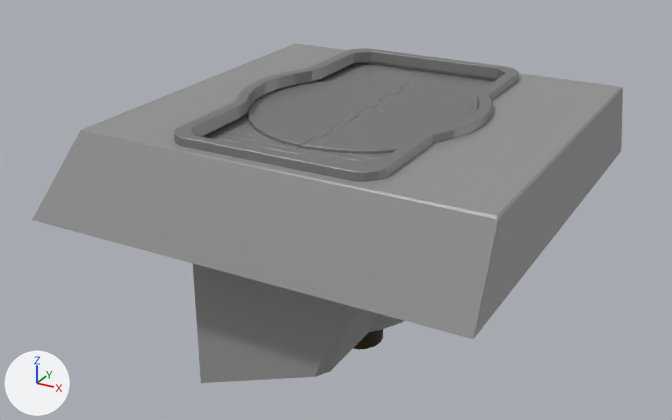
Before and after pictures for a commit that changed the Blender file dev/launcher.blend.
Before and after are seen from a 50 mm camera at (4.62, -9.43, 4.3) aimed at (-0.52, -0.08, -0.38). Lighting does not change. The marker at lower left points along +X, +Y and +Z.

Script lines for the objects in view, before the commit:
```python
ob_base = bpy.data.objects.new('base', me_cube)
ob_base.location = (0.0, 0.0, 0.0)
ob_base.scale = (1.09, 0.908, 1.0)
ob_cap1 = bpy.data.objects.new('cap1', me_cylinder_002)
ob_cap1.location = (-0.2, 0.0, 0.9)
ob_cap1.scale = (1.0, 1.0, 2.0)
ob_cap1a = bpy.data.objects.new('cap1a', me_plane_001)
ob_cap1a.location = (-0.2, 1.41, 0.88)
ob_cap2 = bpy.data.objects.new('cap2', me_cylinder_003)
ob_cap2.location = (-0.2, 0.0, 0.9)
ob_cap2.scale = (1.0, 1.0, 2.0)
ob_cap2a = bpy.data.objects.new('cap2a', me_plane_004)
ob_cap2a.location = (-0.2, 1.41, 0.88)
ob_hydr1 = bpy.data.objects.new('hydr1', me_cylinder_001)
ob_hydr1.location = (-0.2, 0.0, -0.5)
ob_rim = bpy.data.objects.new('rim', me_cylinder)
ob_rim.location = (-0.2, 0.0, 1.02)
ob_rim.scale = (1.0, 1.0, 0.789)
ob_underground = bpy.data.objects.new('underground', me_cube_003)
ob_underground.location = (0.0, 0.0, 0.0)
ob_underground.scale = (1.09, 0.908, 1.0)
```
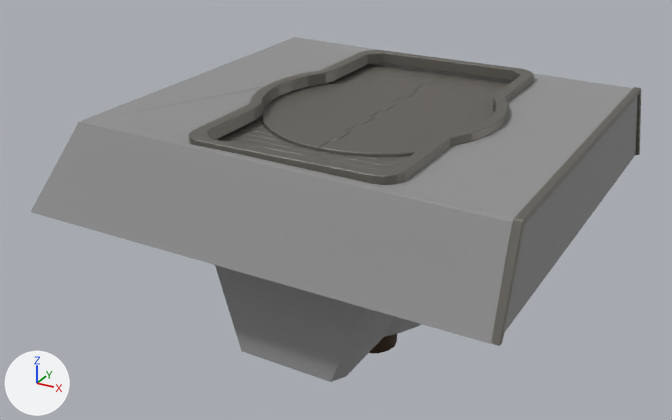
Commit message: Updated launcher model 3/4.

What changed in the scene script:
```text
Change mat_beton:
    mat_beton.roughness: 0.4 -> 1.0
Change mat_metal:
    mat_metal.base_color: (0.274, 0.274, 0.274) -> (0.179, 0.169, 0.149)  # grey #8f8f8f -> grey #75726c
Change me_cube:
    where me_cube.from_pydata(...)  # 126 vertices, 69 faces; spans x -2.71..2.11, y -3.0..3.0, z 0.0..1.0
    used by ob_base; location = (0.0, 0.0, 0.0); scale = (1.09, 0.908, 1.0)
    me_cube part 1: all 4 vertices in x -2.71..-2.3, y -3.0..3.0, z 0.0..1.0 are moved by (-0.01, 0.0, 0.09)
    me_cube part 2: all 122 vertices in x -2.23..2.11, y -3.0..3.0, z 0.0..1.0 are moved by (0.18, 0.0, 0.0)
Change me_cube_003:
    where me_cube_003.from_pydata(...)  # 54 vertices, 27 faces; spans x -1.56..1.19, y -2.28..2.28, z -2.0..0.0
    used by ob_underground; location = (0.0, 0.0, 0.0); scale = (1.09, 0.908, 1.0)
    me_cube_003 part 3: all 41 vertices in x -1.56..1.19, y -2.28..2.28, z -1.41..0.0 are moved by (0.18, 0.0, 0.0)
    me_cube_003 part 4: all 13 vertices in x -1.56..-1.14, y -2.28..2.28, z -2.0 are moved by (0.56, 0.0, 0.63)
Add me_cube_005:
    me_cube_005.from_pydata([(2.33, -3.0, 0.0), (2.32, -2.53, 1.01), (2.23, -2.53, 1.01), (2.25, -3.0, 0.0), (2.25, 3.0, 0.0), (2.23, 2.53, 1.01), (2.23, -2.47, 0.95), (2.25, 2.93, 0.0), (2.25, -2.93, 0.0), (2.33, 2.93, 0.0), (2.33, -2.93, 0.0), (2.32, -2.47, 0.95), (2.23, 2.47, 0.95), (2.32, 2.47, 0.95), (2.32, 2.53, 1.01), (2.33, 3.0, 0.0)], [], [(3, 2, 1, 0), (5, 14, 1, 2), (5, 2, 6, 12), (2, 3, 8, 6), (14, 15, 9, 13), (4, 5, 12, 7), (8, 10, 11, 6), (1, 14, 13, 11), (3, 0, 10, 8), (5, 4, 15, 14), (12, 6, 11, 13), (0, 1, 11, 10), (12, 13, 9, 7), (15, 4, 7, 9)])
    me_cube_005.materials.append(mat_metal)  # grey #75726c
Change ob_rim:
    ob_rim.location: (-0.2, 0.0, 1.02) -> (0.0, 0.0, 1.02)
Change ob_cap1:
    ob_cap1.location: (-0.2, 0.0, 0.9) -> (0.0, 0.0, 0.9)
Change ob_cap2:
    ob_cap2.location: (-0.2, 0.0, 0.9) -> (0.0, 0.0, 0.9)
Change ob_hydr1:
    ob_hydr1.location: (-0.2, 0.0, -0.5) -> (0.0, 0.0, -0.5)
Change ob_hydr2:
    ob_hydr2.location: (-0.2, 0.0, -0.5) -> (0.0, 0.0, -0.5)
Add ob_base_rim:
    ob_base_rim = bpy.data.objects.new('base rim', me_cube_005)
    ob_base_rim.location = (0.0, 0.0, 0.0)
    ob_base_rim.scale = (1.09, 0.908, 1.0)
    _m = ob_base_rim.modifiers.new('Bevel', 'BEVEL')
    _m.width = 0.01
    _m.width_pct = 0.01
```

Pixel boxes [x1, y1, x2, y2] of what changed, in the pictures (672 x 420 px; the box of a moved part takes in the faces that stretch with it):
'base', reshaped: before [32, 43, 623, 339]; after [31, 37, 638, 345]
'underground', reshaped: before [193, 264, 404, 383]; after [215, 265, 421, 382]
'rim', recoloured, moved: before [174, 48, 519, 182]; after [189, 50, 534, 185]
'cap1', recoloured, moved: before [302, 83, 477, 154]; after [319, 85, 493, 157]
'cap2', recoloured, moved: before [247, 80, 408, 148]; after [262, 82, 423, 151]
'base rim', added: after [491, 87, 641, 346]
'cap2a', recoloured, moved: before [202, 63, 435, 154]; after [216, 64, 448, 157]
'cap1a', recoloured, moved: before [292, 73, 494, 166]; after [308, 75, 508, 170]
'hydr1', moved: before [354, 329, 383, 349]; after [369, 334, 397, 353]
part 1 of me_cube, moved or reshaped: before [32, 43, 620, 339]; after [31, 37, 633, 345]
part 2 of me_cube, moved or reshaped: before [247, 62, 623, 338]; after [262, 64, 638, 345]
part 3 of me_cube_003, moved or reshaped: before [315, 305, 404, 377]; after [331, 308, 421, 382]
part 4 of me_cube_003, moved or reshaped: before [193, 264, 345, 383]; after [215, 265, 364, 382]
